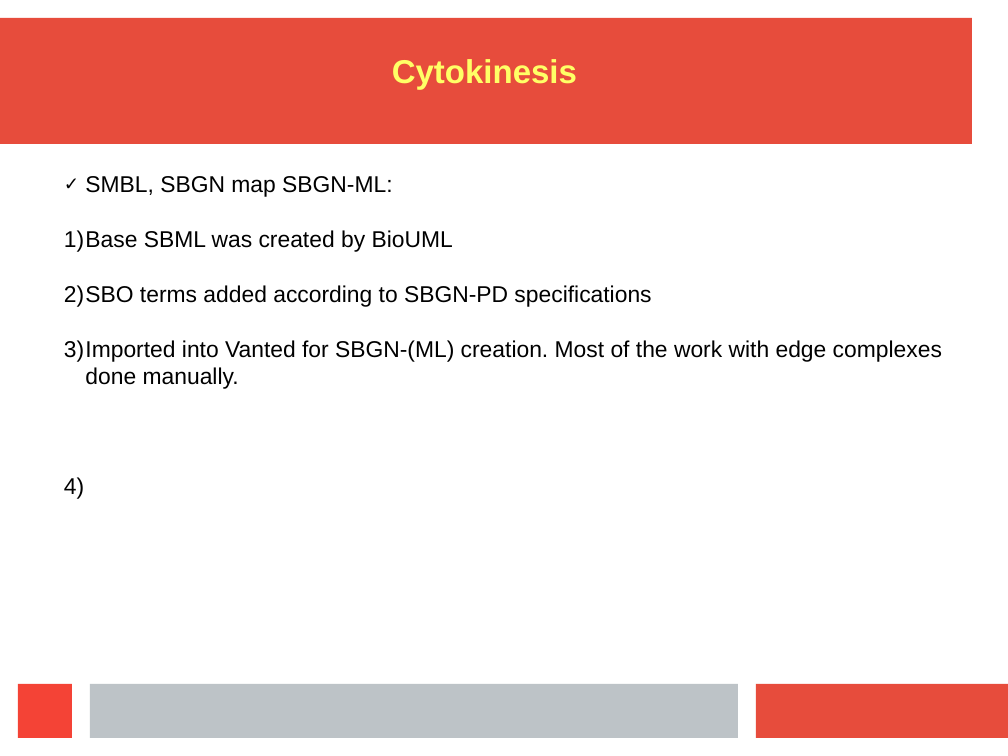
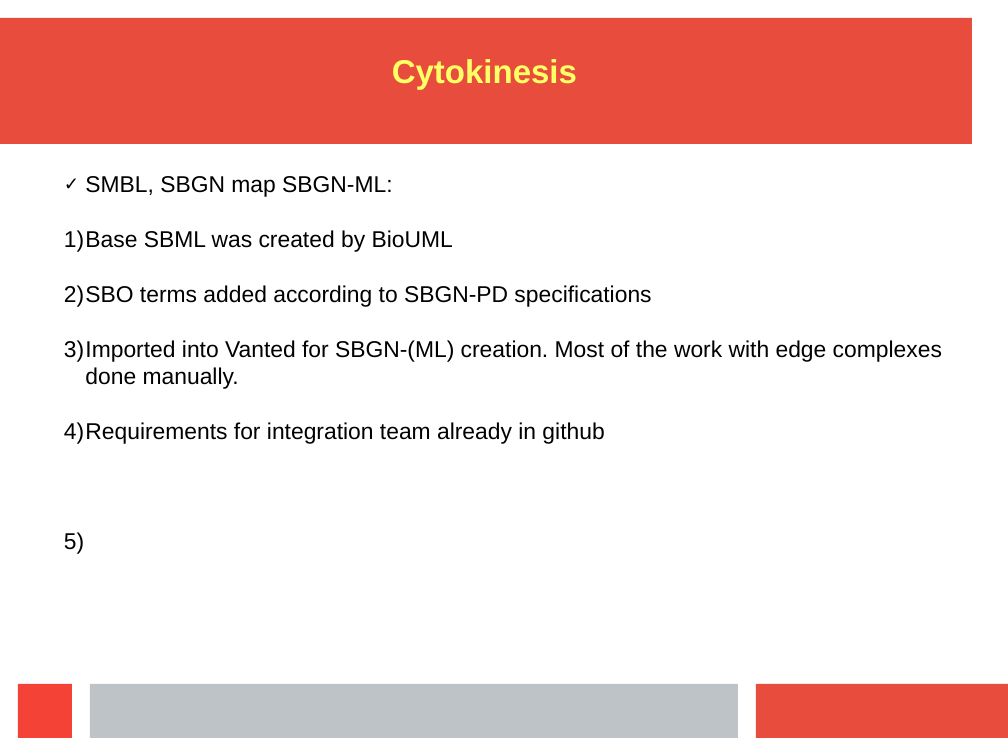
Before and after one commit to dagwa/wholecell-cytokinesis, a slide deck: slide 5 of presentation-slides/Cytokinesis_group_Friday_DP.odp (slide 4 before the commit). Drawn at 1008x756 pixels with LibreOffice and Linux fonts; fonts in the diff are those of the drawing. Boxes give left, top, right and bottom in pixels: in the first picture for what was removed or moved away, otherwise in the second. Text is boxed around its words. In the diff, an @@ line names an element or a change of style, - is before the commit and + after.

```diff
--- a/presentation-slides/Cytokinesis_group_Friday_DP.odp
+++ b/presentation-slides/Cytokinesis_group_Friday_DP.odp
@@ text at bbox=[64, 422, 604, 444]: paragraph added @@
+4) Requirements for integration team already in github
```
Also in this commit, not shown: 2 other slides changed, 1 slide added.
